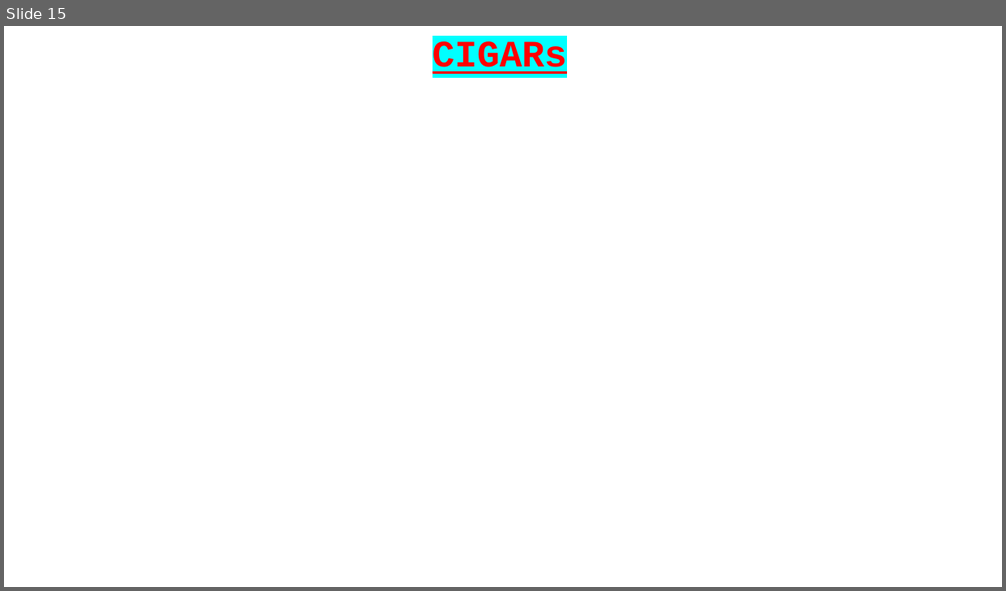
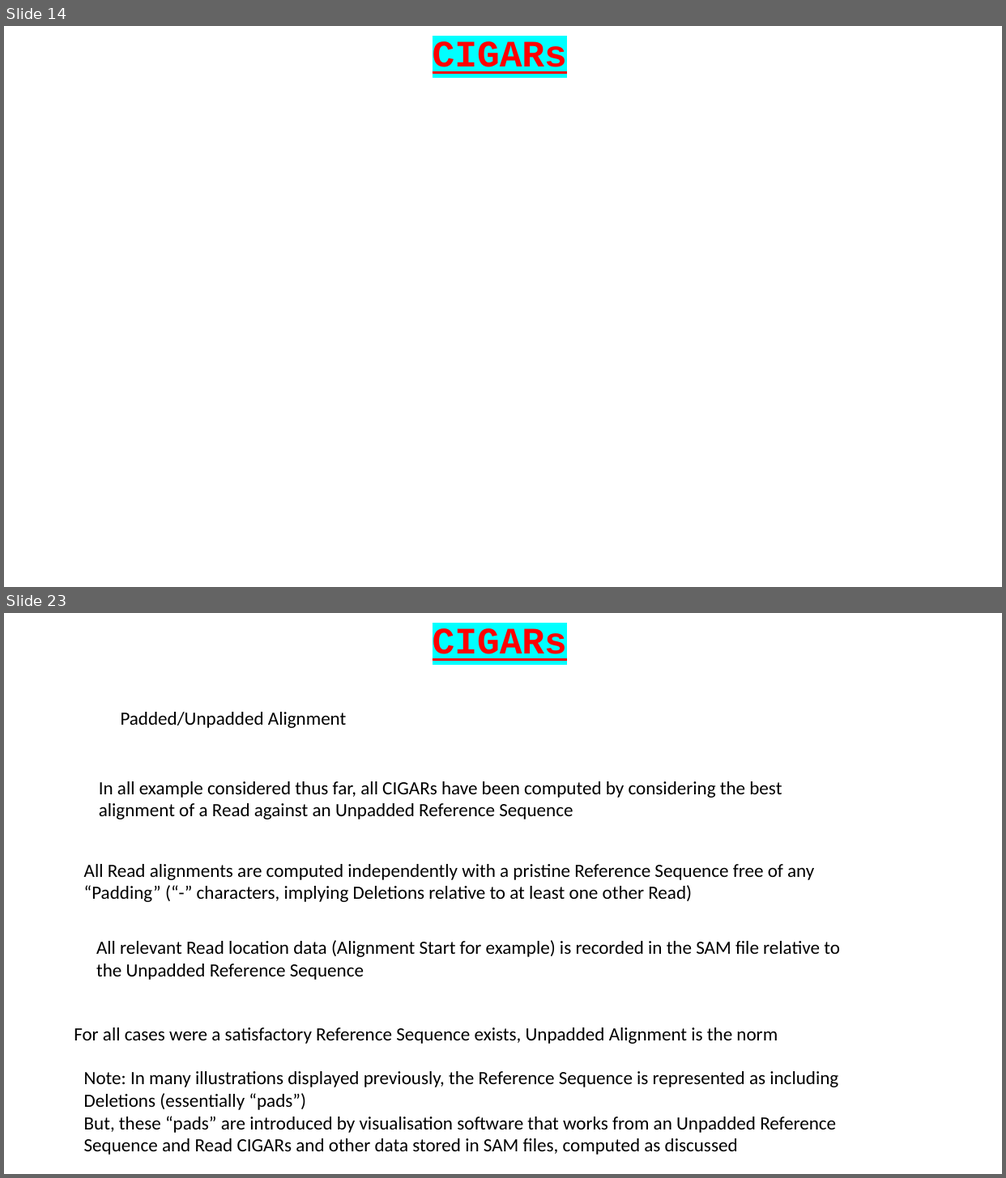
Before and after one commit to BioinformaticsTraining/Introduction-to-Bioinformatics, a slide deck: Flip Presentations/NGS_Intro/02-CIGARS/02-CIGARS.pptx. Shown one above the other, each under a label of ours: slide 15 before the commit, slides 14 and 23 after it; the slides between them are not shown. The pictures are 1006x591 and 1006x1178 pixels, drawn with LibreOffice and Linux fonts; fonts in the diff are those of the drawing. Boxes give left, top, right and bottom in pixels: in the first picture for what was removed or moved away, otherwise in the second. Text is boxed around its words. In the diff, an @@ line names an element or a change of style, - is before the commit and + after.

```diff
--- a/Flip Presentations/NGS_Intro/02-CIGARS/02-CIGARS.pptx
+++ b/Flip Presentations/NGS_Intro/02-CIGARS/02-CIGARS.pptx
@@ slide 23 added at (x1=4, y1=613, x2=1002, y2=1174), background #FFFFFF @@
@@ text added at (x1=432, y1=628, x2=567, y2=661), 36 pt, text #FF0000, bold, underline @@
+CIGARs
@@ text added at (x1=121, y1=712, x2=346, y2=728), 18 pt, text #000000 @@
+Padded/Unpadded Alignment
@@ text added at (x1=99, y1=781, x2=782, y2=820), 18 pt, text #000000 @@
+In all example considered thus far, all CIGARs have been computed by considering the best alignment of a Read against an Unpadded Reference Sequence
@@ text added at (x1=84, y1=864, x2=814, y2=902), 18 pt, text #000000 @@
+All Read alignments are computed independently with a pristine Reference Sequence free of any “Padding” (“-” characters, implying Deletions relative to at least one other Read)
@@ text added at (x1=96, y1=940, x2=840, y2=980), 18 pt, text #000000 @@
+All relevant Read location data (Alignment Start for example) is recorded in the SAM file relative to the Unpadded Reference Sequence
@@ text added at (x1=74, y1=1028, x2=778, y2=1044), 18 pt, text #000000 @@
+For all cases were a satisfactory Reference Sequence exists, Unpadded Alignment is the norm
@@ text added at (x1=84, y1=1071, x2=838, y2=1155), 18 pt, text #000000 @@
+Note: In many illustrations displayed previously, the Reference Sequence is represented as including Deletions (essentially “pads”)
+But, these “pads” are introduced by visualisation software that works from an Unpadded Reference Sequence and Read CIGARs and other data stored in SAM files, computed as discussed
@@ what was slide 15 is now slide 14 @@
```
Also in this commit, not shown: 3 slides changed, 14 other slides added, 2 slides removed, 2 other files.
